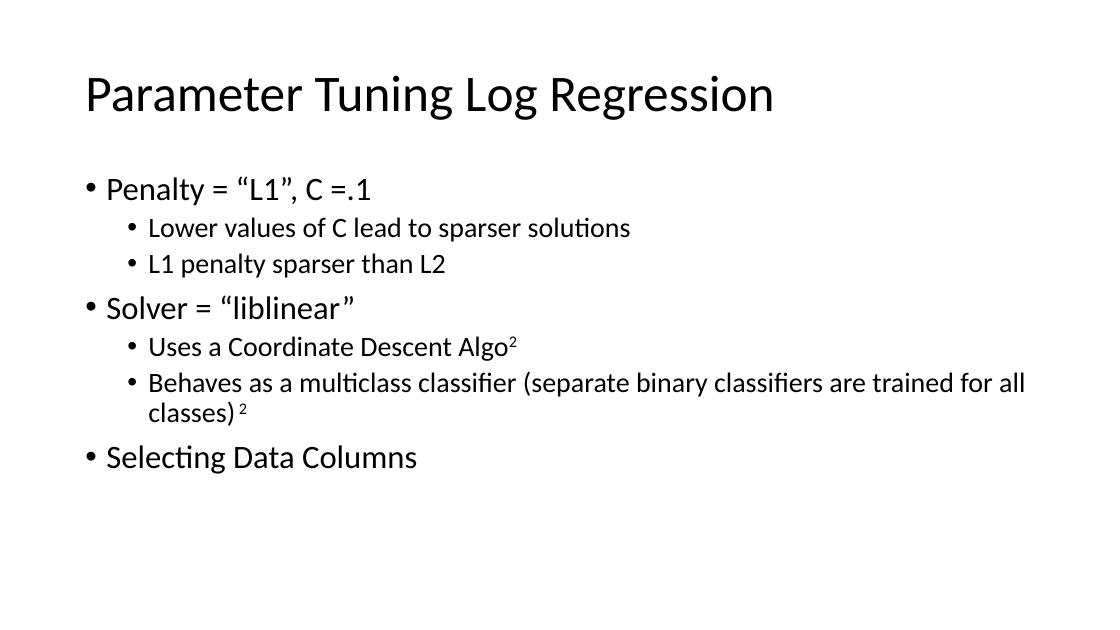
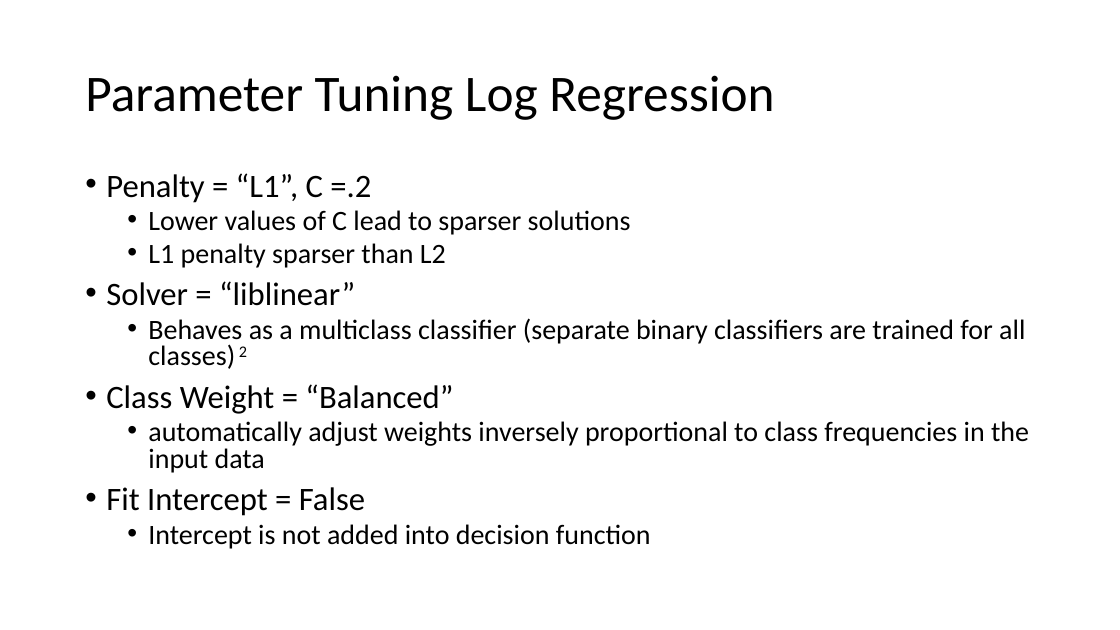
Before and after one commit to suong4554/Machine-Learning-Poly-U, a slide deck: slide 10 of Presentation.pptx. Drawn at 1120x630 pixels with LibreOffice and Linux fonts; fonts in the diff are those of the drawing. Boxes give left, top, right and bottom in pixels: in the first picture for what was removed or moved away, otherwise in the second. Text is boxed around its words. In the diff, an @@ line names an element or a change of style, - is before the commit and + after.

```diff
--- a/Presentation.pptx
+++ b/Presentation.pptx
@@ text at [106,173,371,203]: text changed @@
-• Penalty = “L1”, C =.1
+• Penalty = “L1”, C =.2
@@ text at [106,210,1025,369]: line spacing 0.9 to 0.8 @@
@@ text at [148,336,452,357]: paragraph removed @@
-  • Uses a Coordinate Descent Algo2
@@ text at [106,384,1029,549]: text changed; size 28 to 24 pt @@
-• Selecting Data Columns
+• Class Weight = “Balanced”
+  • automatically adjust weights inversely proportional to class frequencies in the input data
+• Fit Intercept = False
+  • Intercept is not added into decision function
```
Also in this commit, not shown: 5 other slides changed, 1 slide added, 2 other files.
